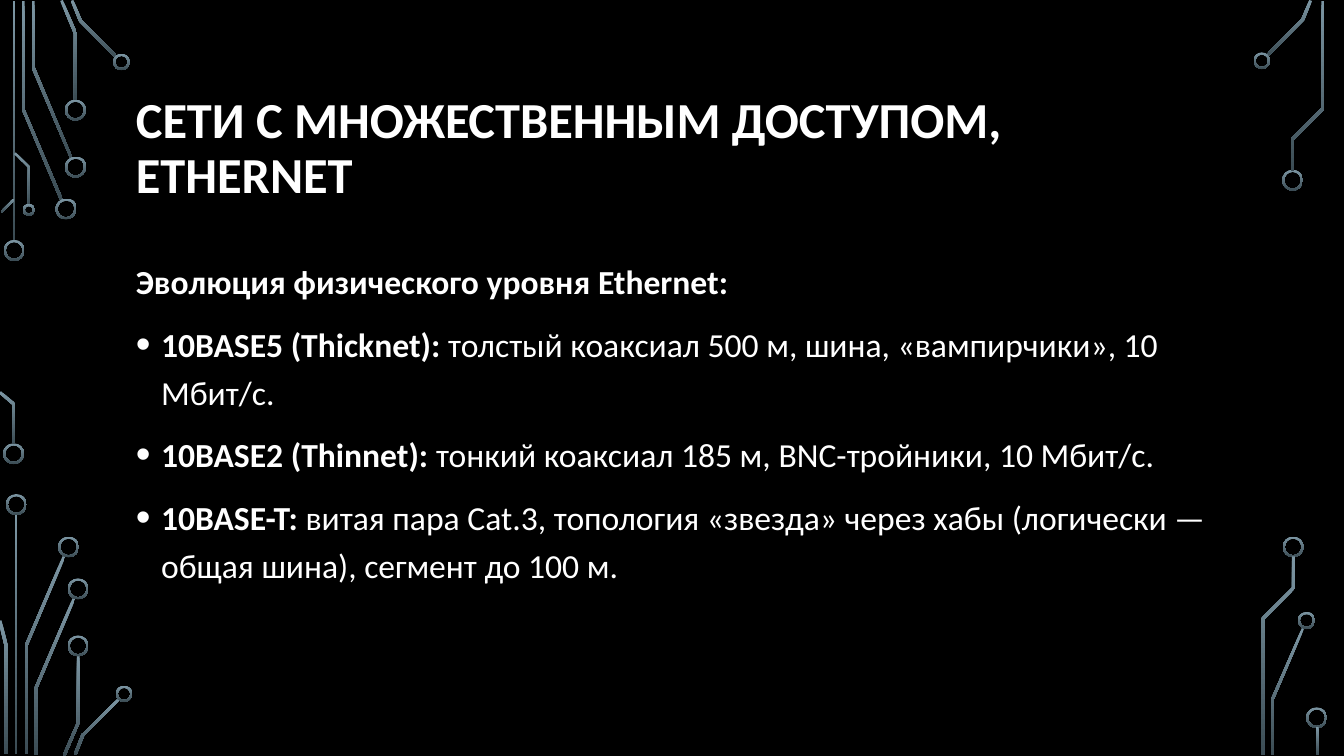
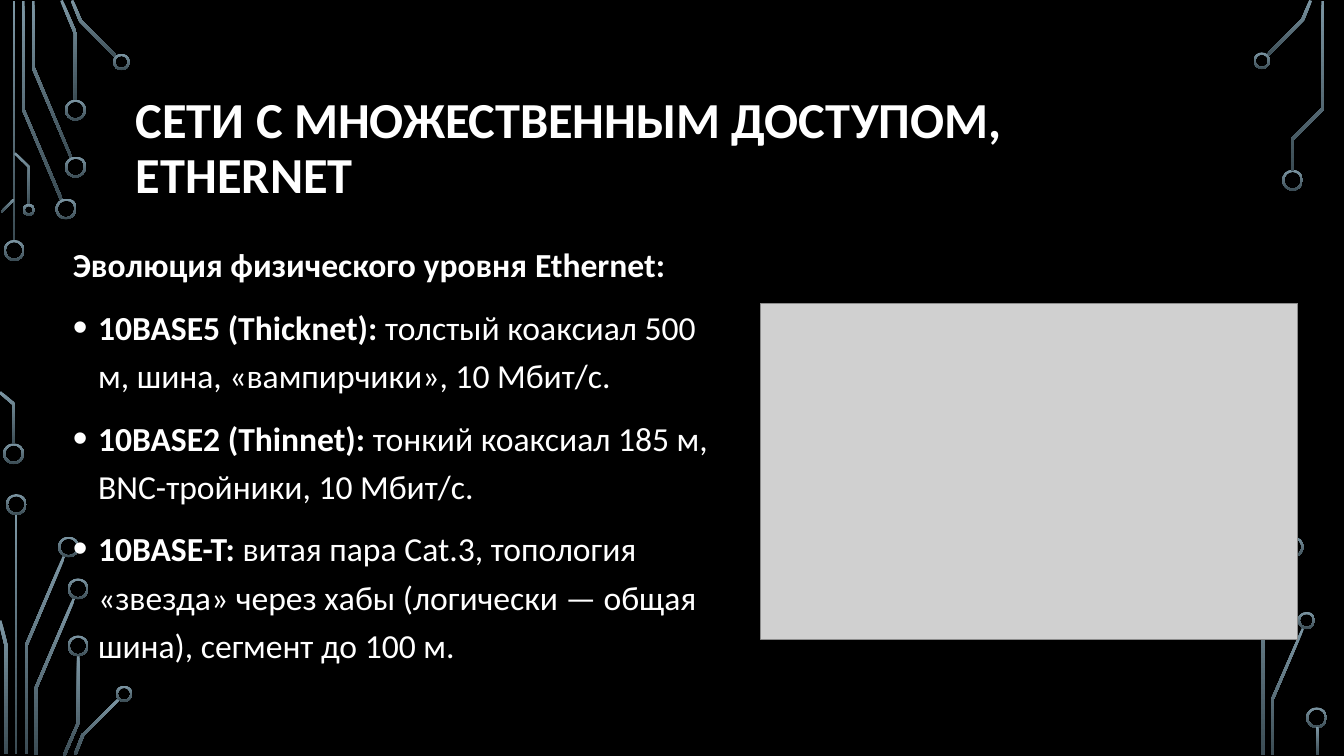
Before and after one commit to nhtgale/itn, a slide deck: slide 9 of 1.4 Direct Links/1.4 Direct Links.pptx (slide 8 before the commit). Drawn at 1344x756 pixels with LibreOffice and Linux fonts; fonts in the diff are those of the drawing; grey boxes stand for pictures; background and template pictures are left out. Boxes give left, top, right and bottom in pixels: in the first picture for what was removed or moved away, otherwise in the second. Text is boxed around its words. In the diff, an @@ line names an element or a change of style, - is before the commit and + after.

```diff
--- a/1.4 Direct Links/1.4 Direct Links.pptx
+++ b/1.4 Direct Links/1.4 Direct Links.pptx
@@ text "Эволюция физического уровня Ethernet:" rewrapped from <box>136,270,1167,584</box> to <box>73,253,708,664</box> @@
@@ picture added at <box>760,303,1298,639</box> @@
```
Also in this commit, not shown: 3 other slides changed, 5 slides added, 11 other files.
